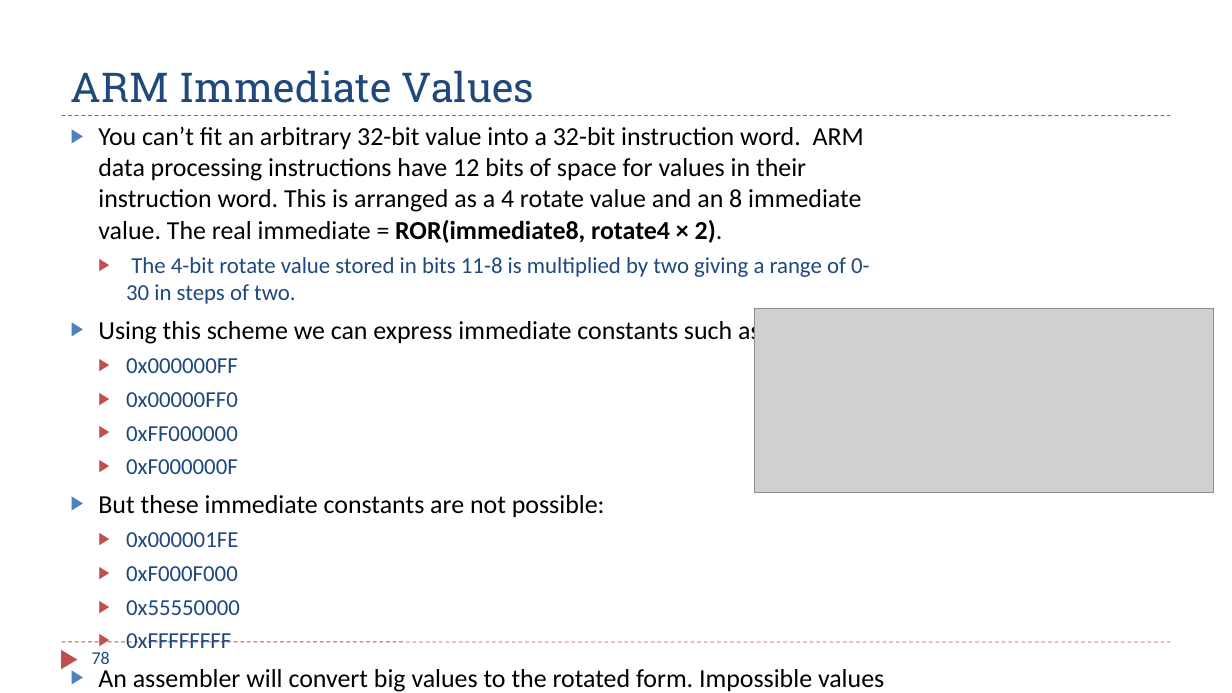
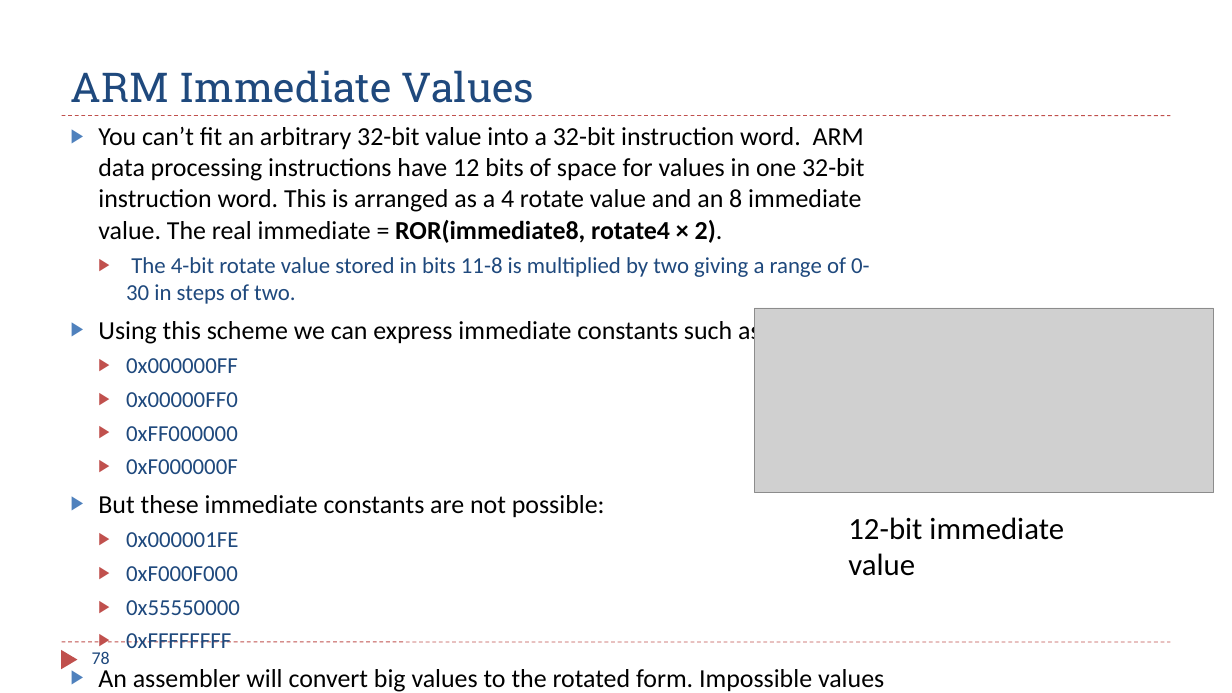
Before and after one commit to guhofstra/CSC111Fa25, a slide deck: slide 78 of PPTs/Ch4_ARM_Arithmetic_Logic.pptx. Drawn at 1232x693 pixels with LibreOffice and Linux fonts; fonts in the diff are those of the drawing; grey boxes stand for pictures. Boxes give left, top, right and bottom in pixels: in the first picture for what was removed or moved away, otherwise in the second. Text is boxed around its words. In the diff, an @@ line names an element or a change of style, - is before the commit and + after.

```diff
--- a/PPTs/Ch4_ARM_Arithmetic_Logic.pptx
+++ b/PPTs/Ch4_ARM_Arithmetic_Logic.pptx
@@ text at [98,127,864,243]: text changed @@
-▶ You can’t fit an arbitrary 32-bit value into a 32-bit instruction word. ARM data processing instructions have 12 bits of space for values in their instruction word. This is arranged as a 4 rotate value and an 8 immediate value. The real immediate = ROR(immediate8, rotate4 × 2).
+▶ You can’t fit an arbitrary 32-bit value into a 32-bit instruction word. ARM data processing instructions have 12 bits of space for values in one 32-bit instruction word. This is arranged as a 4 rotate value and an 8 immediate value. The real immediate = ROR(immediate8, rotate4 × 2).
@@ text added at [848,517,1064,576], 24 pt, text #000000 @@
+12-bit immediate value
```
Also in this commit, not shown: 2 other slides changed, 1 slide added, 4 other files.
